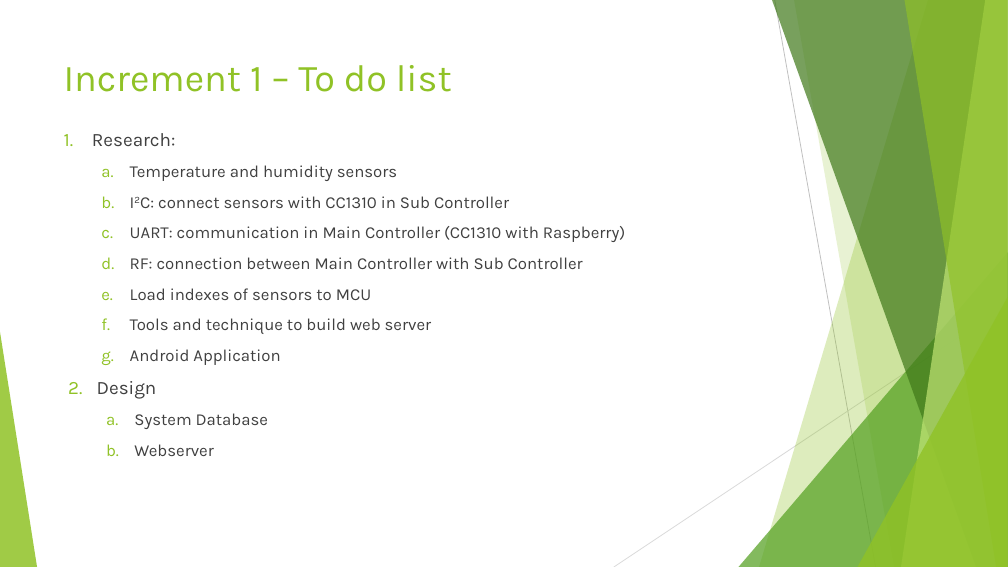
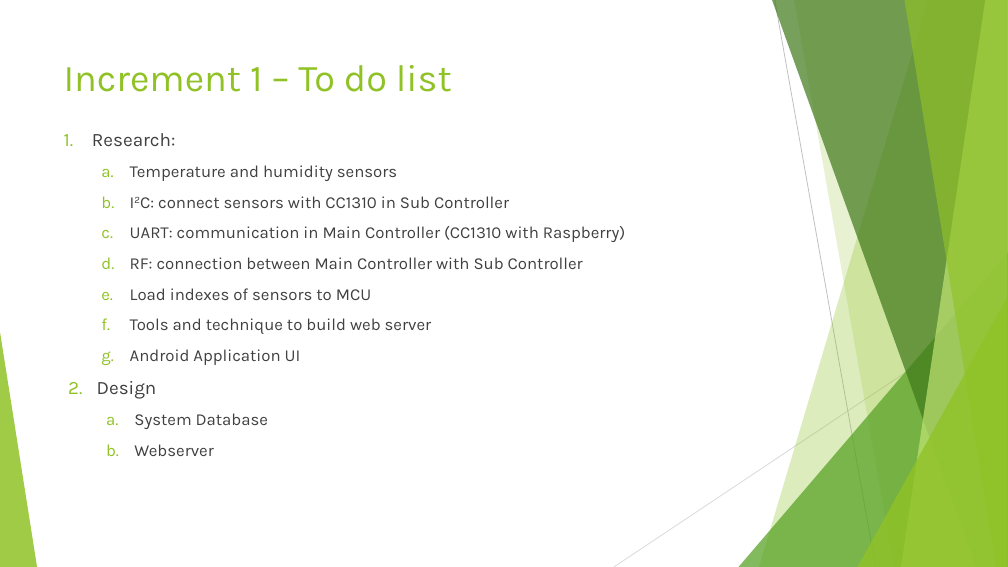
Before and after one commit to sangphanthanh/CP_SmartGarden, a slide deck: slide 3 of Document/Presentation/Progress Reporting (Week 3).pptx. Drawn at 1008x567 pixels with LibreOffice and Linux fonts; fonts in the diff are those of the drawing. Boxes give left, top, right and bottom in pixels: in the first picture for what was removed or moved away, otherwise in the second. Text is boxed around its words. In the diff, an @@ line names an element or a change of style, - is before the commit and + after.

```diff
--- a/Document/Presentation/Progress Reporting (Week 3).pptx
+++ b/Document/Presentation/Progress Reporting (Week 3).pptx
@@ text at bbox=[130, 349, 301, 365]: text changed @@
-  g. Android Application
+  g. Android Application UI
```
Also in this commit, not shown: 1 slide removed.
